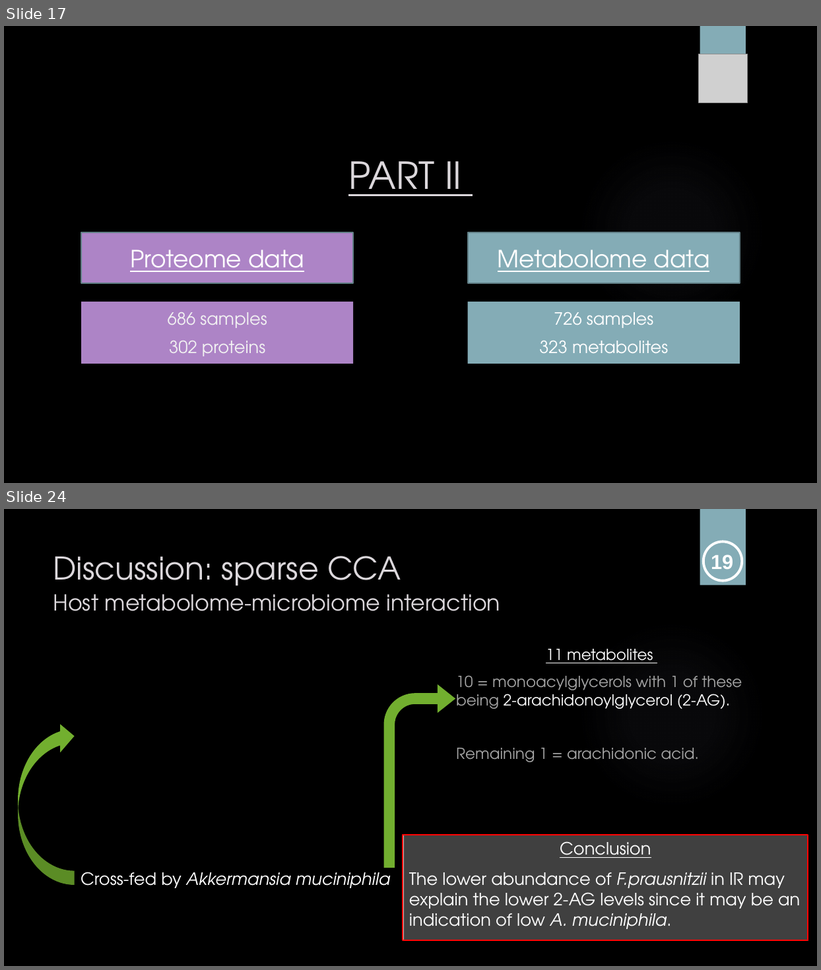
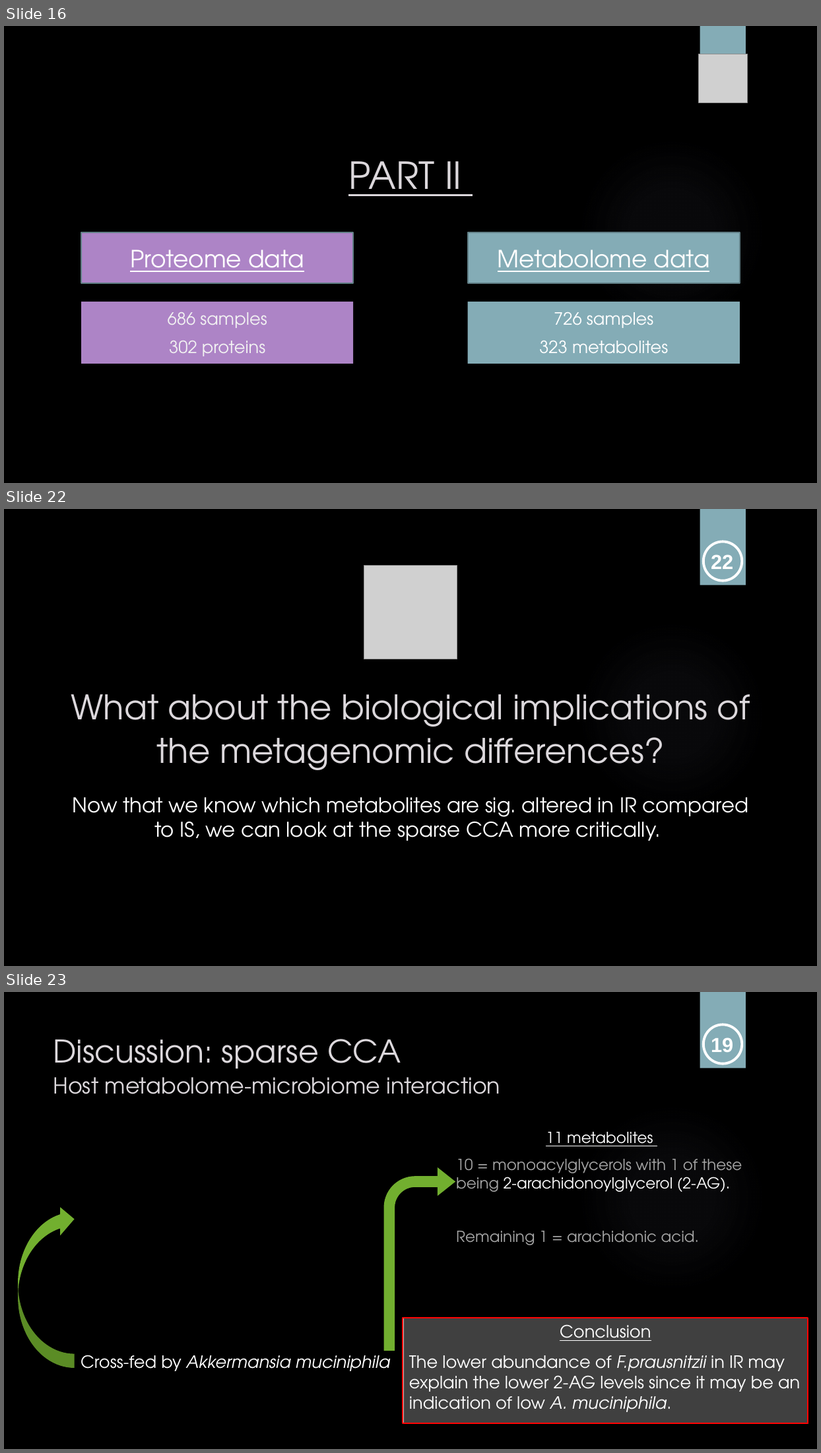
Before and after one commit to sabdeolive/Sabrina_BMS_Bachelor-Internship, a slide deck: Final Presentation.pptx. Shown one above the other, each under a label of ours: slides 17 and 24 before the commit, slides 16, 22 and 23 after it; the slides between them are not shown. The pictures are 821x970 and 821x1453 pixels, drawn with LibreOffice and Linux fonts; fonts in the diff are those of the drawing; grey boxes stand for pictures; background and template pictures are left out. Boxes give left, top, right and bottom in pixels: in the first picture for what was removed or moved away, otherwise in the second. Text is boxed around its words. In the diff, an @@ line names an element or a change of style, - is before the commit and + after.

```diff
--- a/Final Presentation.pptx
+++ b/Final Presentation.pptx
@@ slide 22 added at <box>4,509,817,966</box>, background picture (left out); not listed: 2 template elements that a slide beside it also shows @@
@@ ellipse added at <box>704,541,742,580</box>, outline #FFFFFF 3 pt @@
@@ picture added at <box>364,566,457,659</box> @@
@@ text added at <box>711,555,733,569</box>, 24 pt, text #FFFFFF, bold @@
+22
@@ title added at <box>71,694,750,770</box>, 40 pt, text #DCD8DC @@
+What about the biological implications of the metagenomic differences?
@@ text added at <box>72,797,748,841</box>, 24 pt, text #FFFFFF @@
+Now that we know which metabolites are sig. altered in IR compared to IS, we can look at the sparse CCA more critically.
@@ what was slide 17 is now slide 16 @@
@@ what was slide 24 is now slide 23 @@
```
Also in this commit, not shown: 7 slides changed, 2 other slides added, 17 slides removed.
